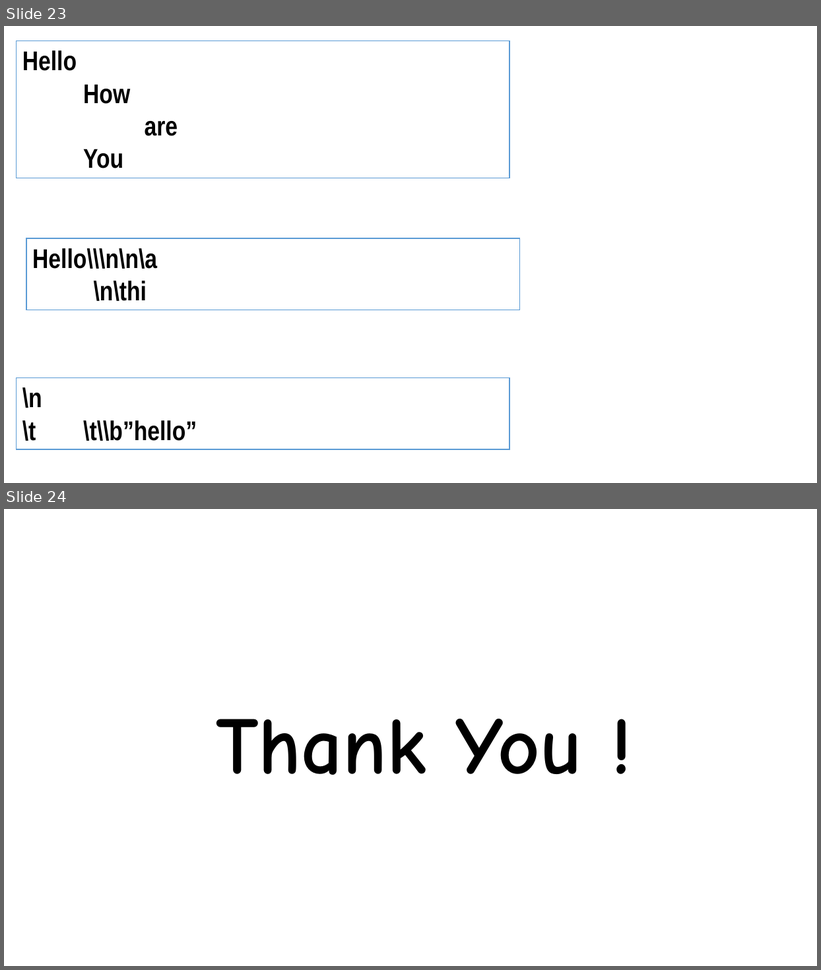
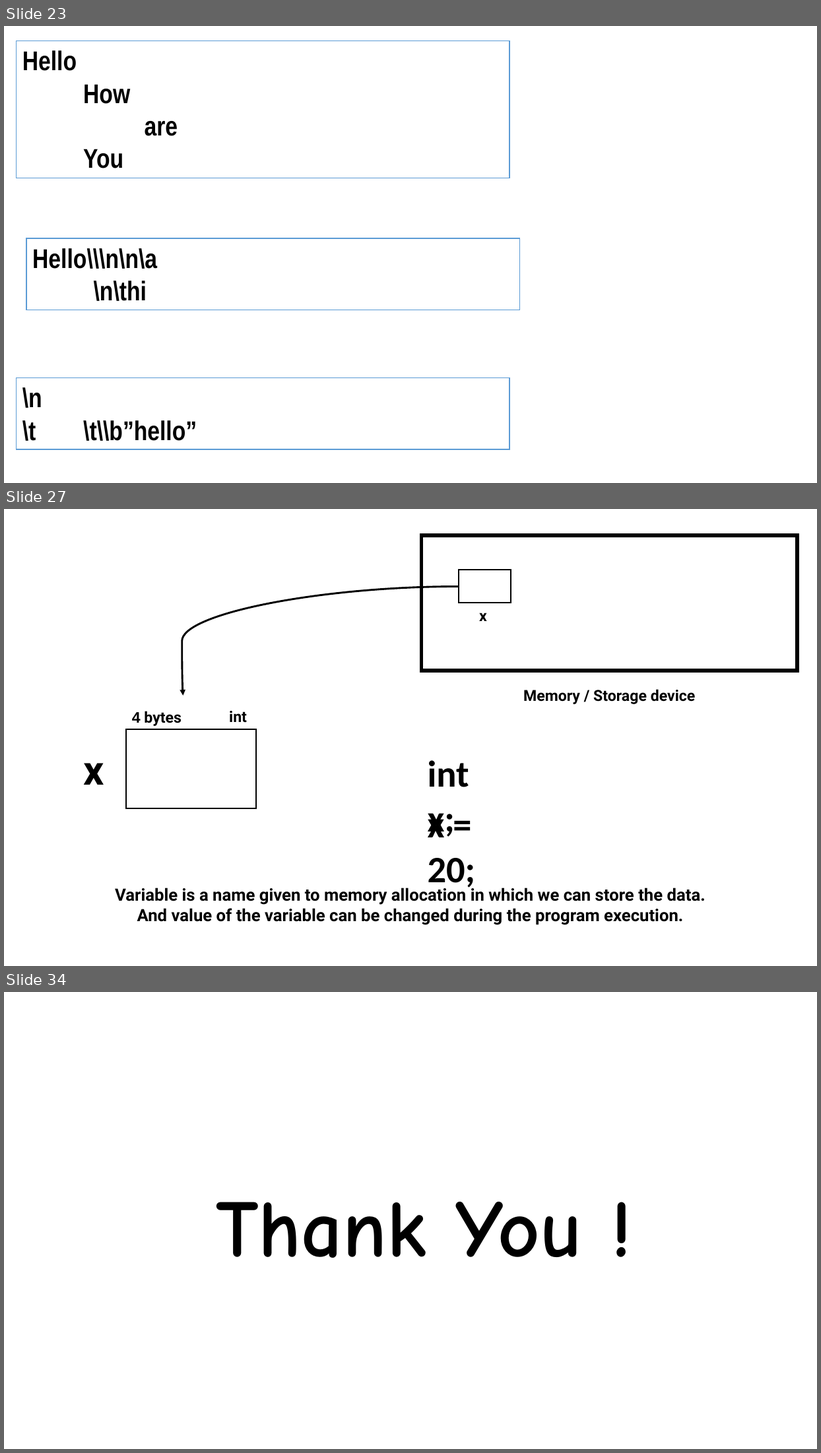
Before and after one commit to eusGithubwork/javaStudy, a slide deck: java.pptx. Shown one above the other, each under a label of ours: slides 23 and 24 before the commit, slides 23, 27 and 34 after it; the slides between them are not shown. The pictures are 821x970 and 821x1453 pixels, drawn with LibreOffice and Linux fonts; fonts in the diff are those of the drawing. Boxes give left, top, right and bottom in pixels: in the first picture for what was removed or moved away, otherwise in the second. Text is boxed around its words. In the diff, an @@ line names an element or a change of style, - is before the commit and + after.

Commit message:
ppt update

```diff
--- a/java.pptx
+++ b/java.pptx
@@ slide 27 added at <box>4,509,817,966</box>, background #FFFFFF @@
@@ rectangle added at <box>422,535,798,671</box>, fill #FFFFFF, outline #000000 4.5 pt @@
@@ curved arrow added from (459, 586) to (184, 696), #000000 2.25 pt @@
@@ rectangle added at <box>459,570,511,603</box>, fill #FFFFFF, outline #000000 1.5 pt @@
@@ text added at <box>479,613,487,621</box>, 18 pt, text #000000, bold @@
+x
@@ text added at <box>523,689,696,704</box>, 18 pt, text #000000, bold @@
+Memory / Storage device
@@ text added at <box>132,711,182,726</box>, 18 pt, text #000000, bold @@
+4 bytes
@@ text added at <box>229,711,247,723</box>, 18 pt, text #000000, bold @@
+int
@@ rectangle added at <box>126,730,256,809</box>, fill #FFFFFF, outline #000000 1.5 pt @@
@@ text added at <box>83,763,104,785</box>, 48 pt, text #000000, bold @@
+x
@@ text added at <box>428,760,469,788</box>, 44 pt, text #000000, bold @@
+int x;
@@ text added at <box>428,813,476,892</box>, 44 pt, text #000000, bold @@
+x = 20;
@@ text added at <box>115,885,706,925</box>, 20 pt, text #000000, bold @@
+Variable is a name given to memory allocation in which we can store the data.
+And value of the variable can be changed during the program execution.
@@ what was slide 24 is now slide 34 @@
```
Also in this commit, not shown: 9 other slides added.
